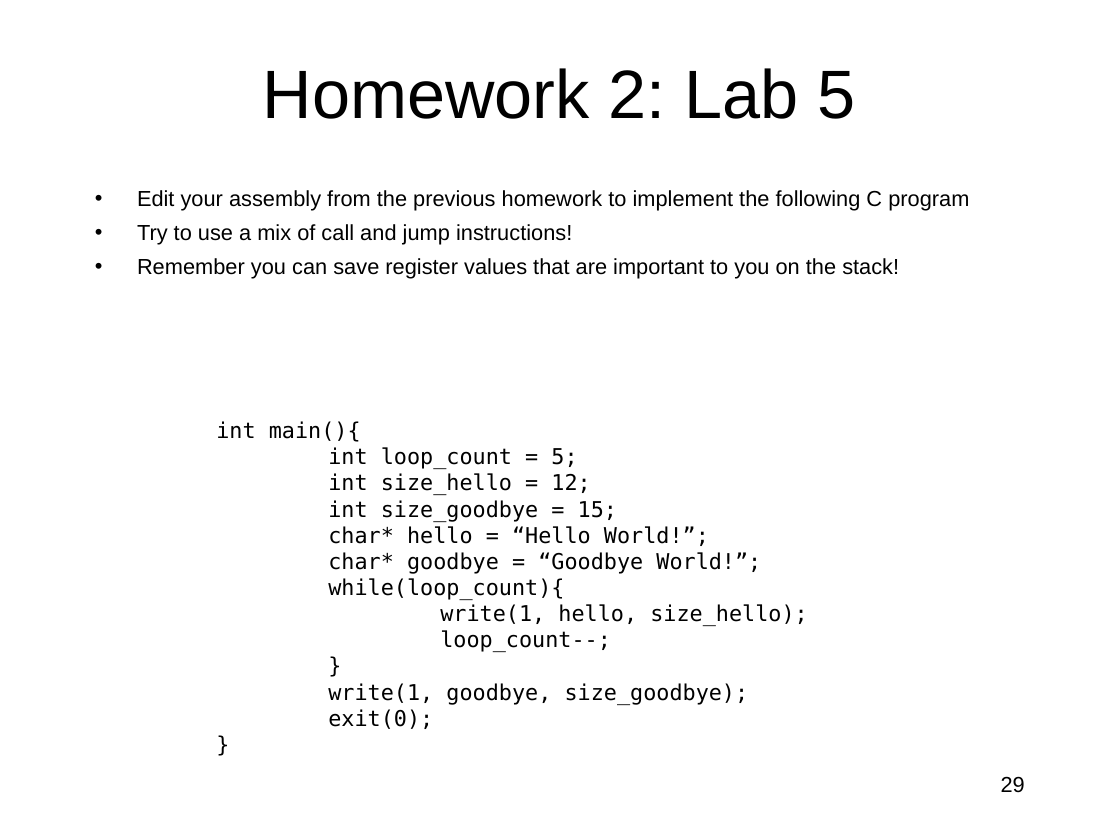
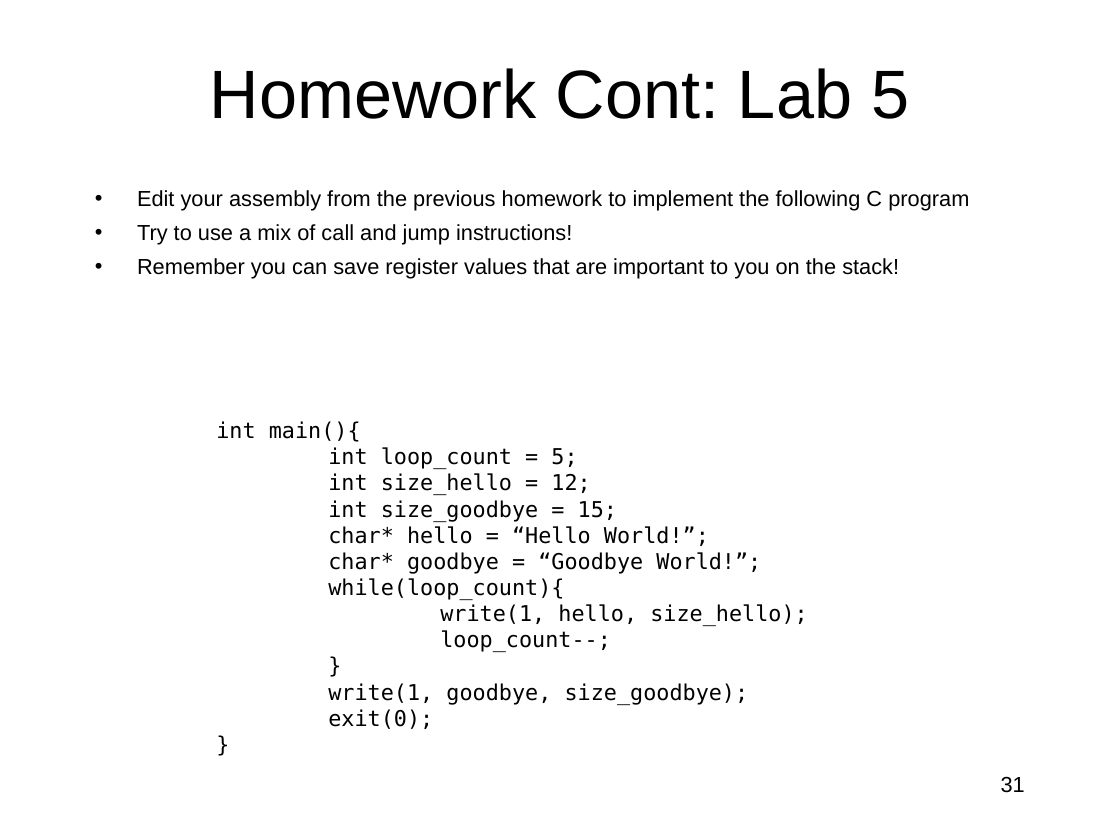
Before and after one commit to RobotMafiaCTF/RE_VR_Training, a slide deck: slide 31 of assembly/ppts/IntroductionToIntelx86-Part3.ppt (slide 29 before the commit). Drawn at 1120x840 pixels with LibreOffice and Linux fonts; fonts in the diff are those of the drawing. Boxes give left, top, right and bottom in pixels: in the first picture for what was removed or moved away, otherwise in the second. Text is boxed around its words. In the diff, an @@ line names an element or a change of style, - is before the commit and + after.

```diff
--- a/assembly/ppts/IntroductionToIntelx86-Part3.ppt
+++ b/assembly/ppts/IntroductionToIntelx86-Part3.ppt
@@ title at (210, 68, 909, 119): text changed @@
-Homework 2: Lab 5
+Homework Cont: Lab 5
@@ page number at (1001, 776, 1025, 793): text changed @@
-29
+31
```
Also in this commit, not shown: 8 other slides changed, 2 slides added, 1 other file.
